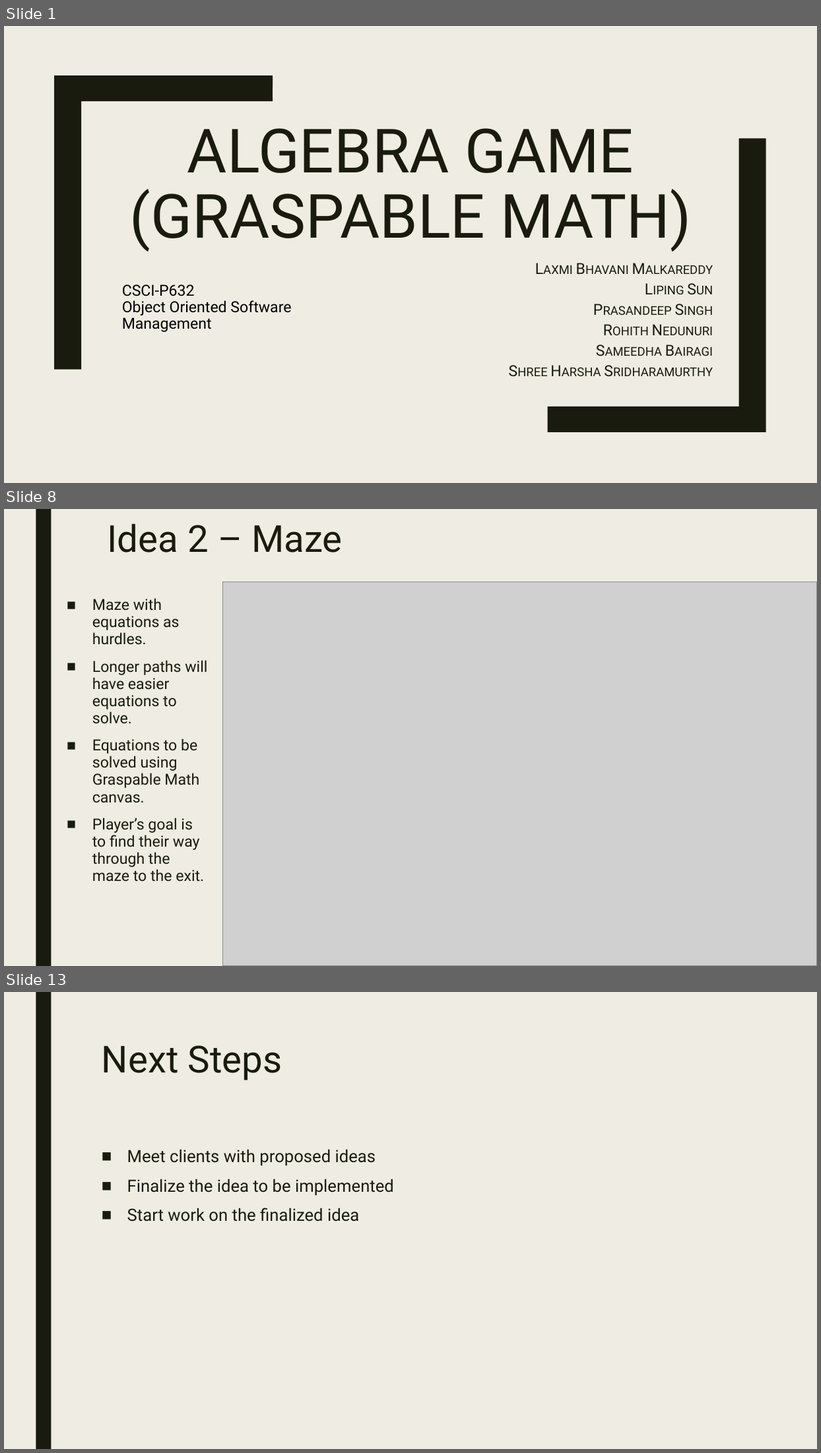
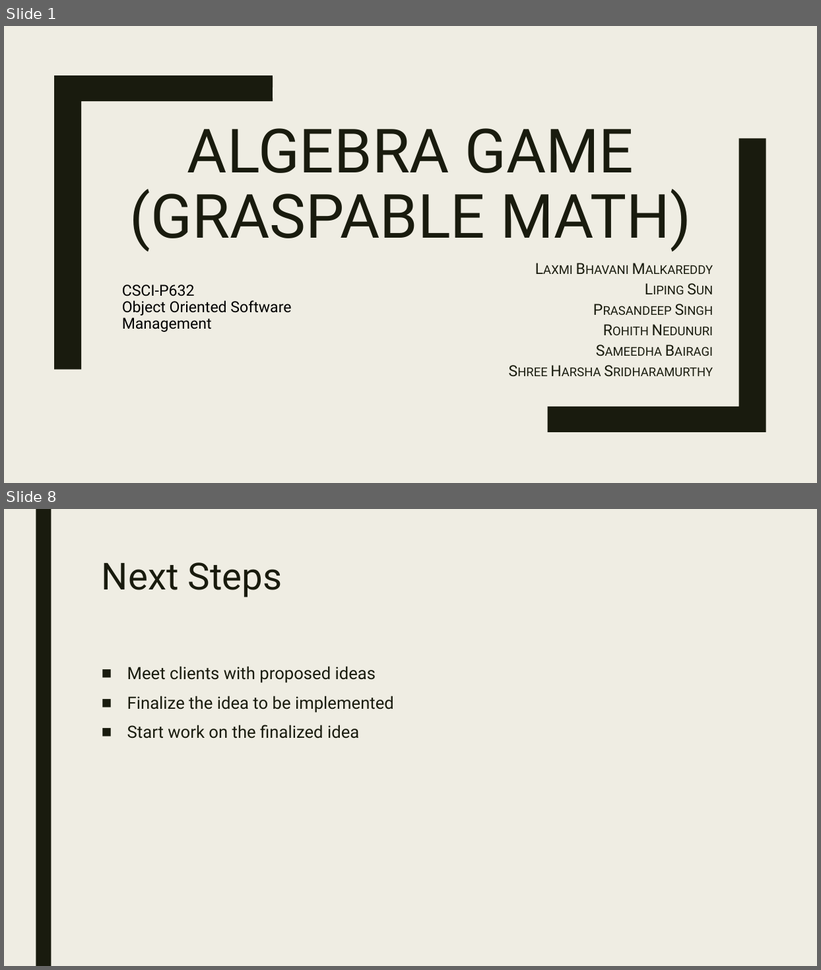
Before and after one commit to eweitnauer/gm-play-iub-2017, a slide deck: demo_1/docs/GM_One.pptx. Shown one above the other, each under a label of ours: slides 1, 8 and 13 before the commit, slides 1 and 8 after it; the slides between them are not shown. The pictures are 821x1453 and 821x970 pixels, drawn with LibreOffice and Linux fonts; fonts in the diff are those of the drawing; grey boxes stand for pictures. Boxes give left, top, right and bottom in pixels: in the first picture for what was removed or moved away, otherwise in the second. Text is boxed around its words. In the diff, an @@ line names an element or a change of style, - is before the commit and + after.

```diff
--- a/demo_1/docs/GM_One.pptx
+++ b/demo_1/docs/GM_One.pptx
@@ slide 8 removed at box(4, 509, 817, 966), background #EFEDE3; not listed: 1 template element that a slide beside it also shows @@
@@ text removed at box(108, 524, 342, 553) @@
-Idea 2 – Maze
@@ picture removed at box(222, 582, 817, 966) @@
@@ text removed at box(92, 598, 207, 882) @@
-■ Maze with equations as hurdles.
-■ Longer paths will have easier equations to solve.
-■ Equations to be solved using Graspable Math canvas.
-■ Player’s goal is to find their way through the maze to the exit.
@@ what was slide 13 is now slide 8 @@
```
Also in this commit, not shown: 3 slides changed, 4 slides added, 8 other slides removed, 3 other files.
